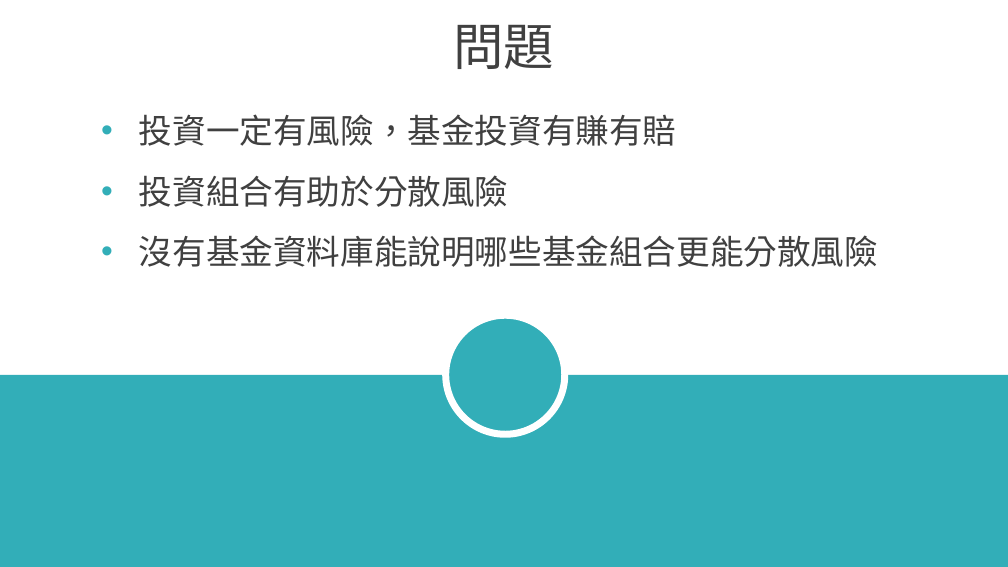
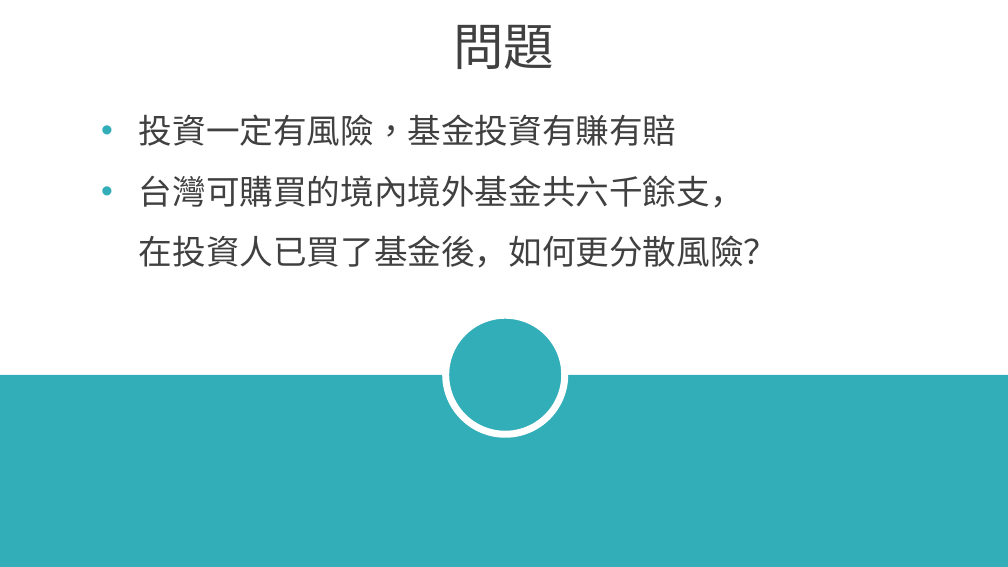
Before and after one commit to satai1919/Fintech_textmining_machinelearning, a slide deck: slide 2 of final project/Demo.pptx. Drawn at 1008x567 pixels with LibreOffice and Linux fonts; fonts in the diff are those of the drawing; background and template pictures are left out. Boxes give left, top, right and bottom in pixels: in the first picture for what was removed or moved away, otherwise in the second. Text is boxed around its words. In the diff, an @@ line names an element or a change of style, - is before the commit and + after.

```diff
--- a/final project/Demo.pptx
+++ b/final project/Demo.pptx
@@ text at (x1=139, y1=175, x2=777, y2=268): text changed @@
-• 投資組合有助於分散風險
-• 沒有基金資料庫能說明哪些基金組合更能分散風險
+• 台灣可購買的境內境外基金共六千餘支，
+  在投資人已買了基金後，如何更分散風險？
```
Also in this commit, not shown: 3 other slides changed.
